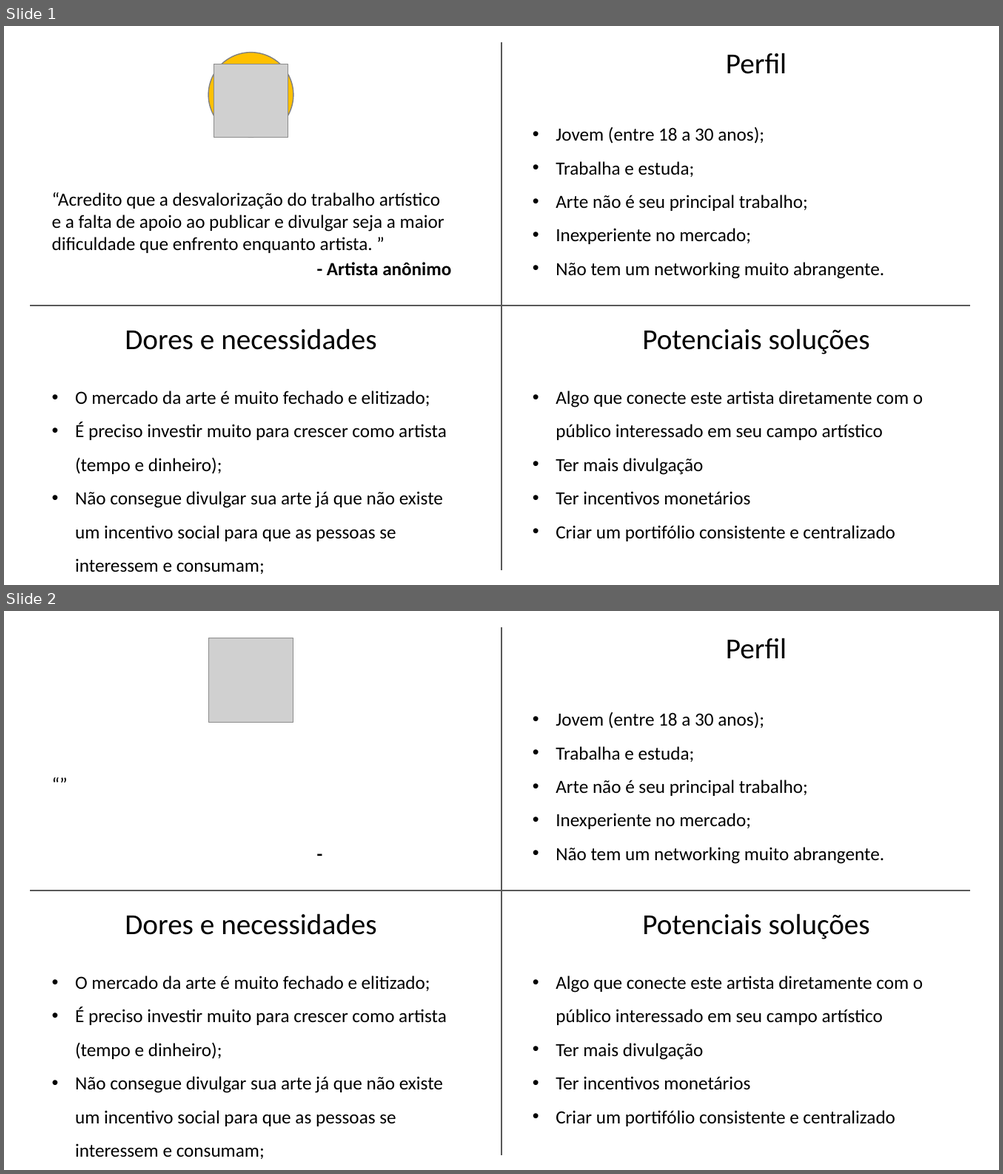
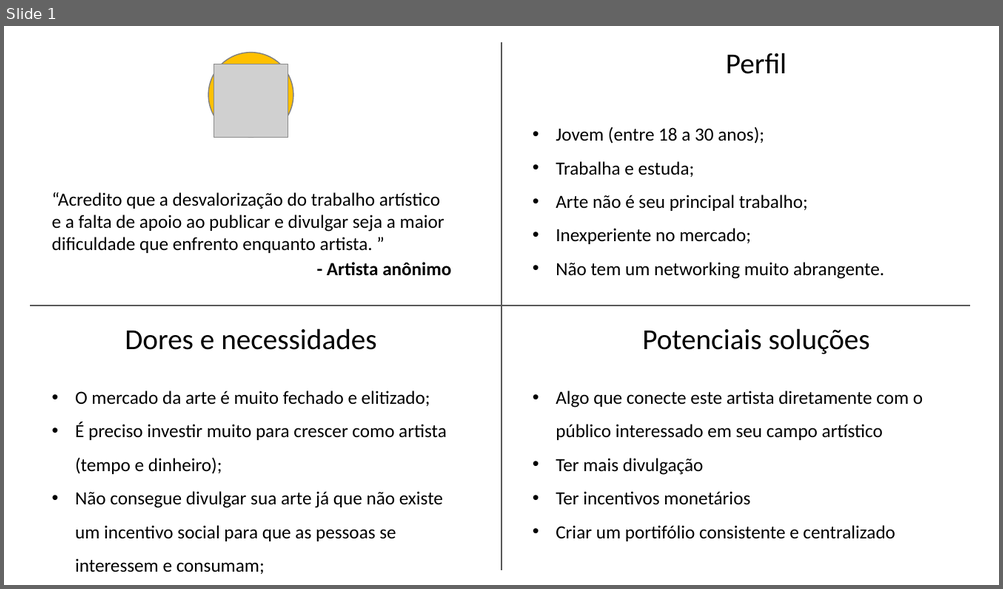
Before and after one commit to Modilon/Arte6, a slide deck: ProtoPersonas.pptx. Shown one above the other, each under a label of ours: slides 1 and 2 before the commit, slide 1 after it. The pictures are 1003x1174 and 1003x589 pixels, drawn with LibreOffice and Linux fonts; fonts in the diff are those of the drawing; grey boxes stand for pictures. Boxes give left, top, right and bottom in pixels: in the first picture for what was removed or moved away, otherwise in the second. Text is boxed around its words. In the diff, an @@ line names an element or a change of style, - is before the commit and + after.

```diff
--- a/ProtoPersonas.pptx
+++ b/ProtoPersonas.pptx
@@ slide 2 removed at (4, 611, 999, 1170), background #FFFFFF @@
@@ line removed from (502, 627) to (502, 1156) @@
@@ picture removed at (208, 638, 293, 723) @@
@@ text removed at (726, 638, 786, 659) @@
-Perfil
@@ text removed at (555, 712, 884, 864) @@
-• Jovem (entre 18 a 30 anos);
-• Trabalha e estuda;
-• Arte não é seu principal trabalho;
-• Inexperiente no mercado;
-• Não tem um networking muito abrangente.
@@ text removed at (44, 769, 75, 799) @@
-“”
@@ text removed at (309, 839, 335, 869) @@
--
@@ line removed from (30, 891) to (970, 891) @@
@@ text removed at (125, 914, 376, 935) @@
-Dores e necessidades
@@ text removed at (642, 914, 870, 940) @@
-Potenciais soluções
@@ text removed at (75, 976, 447, 1159) @@
-• O mercado da arte é muito fechado e elitizado;
-• É preciso investir muito para crescer como artista (tempo e dinheiro);
-• Não consegue divulgar sua arte já que não existe um incentivo social para que as pessoas se interessem e consumam;
@@ text removed at (555, 976, 922, 1127) @@
-• Algo que conecte este artista diretamente com o público interessado em seu campo artístico
-• Ter mais divulgação
-• Ter incentivos monetários
-• Criar um portifólio consistente e centralizado
```
Also in this commit, not shown: 1 slide added, 1 other file.
